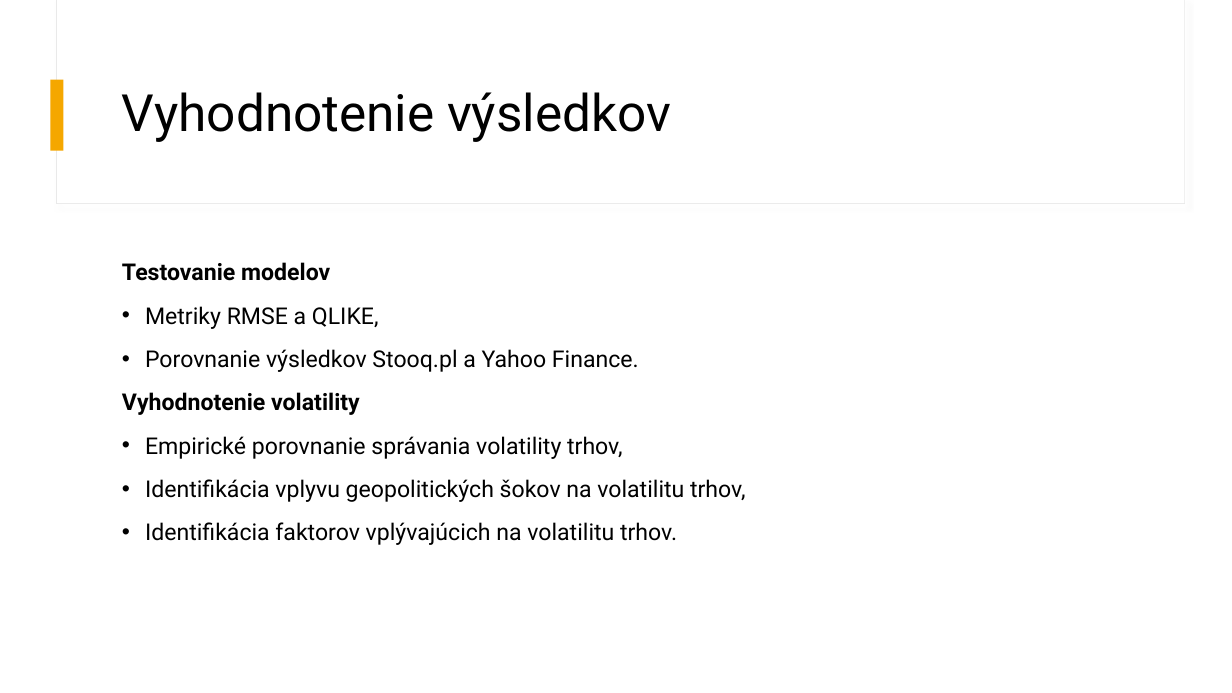
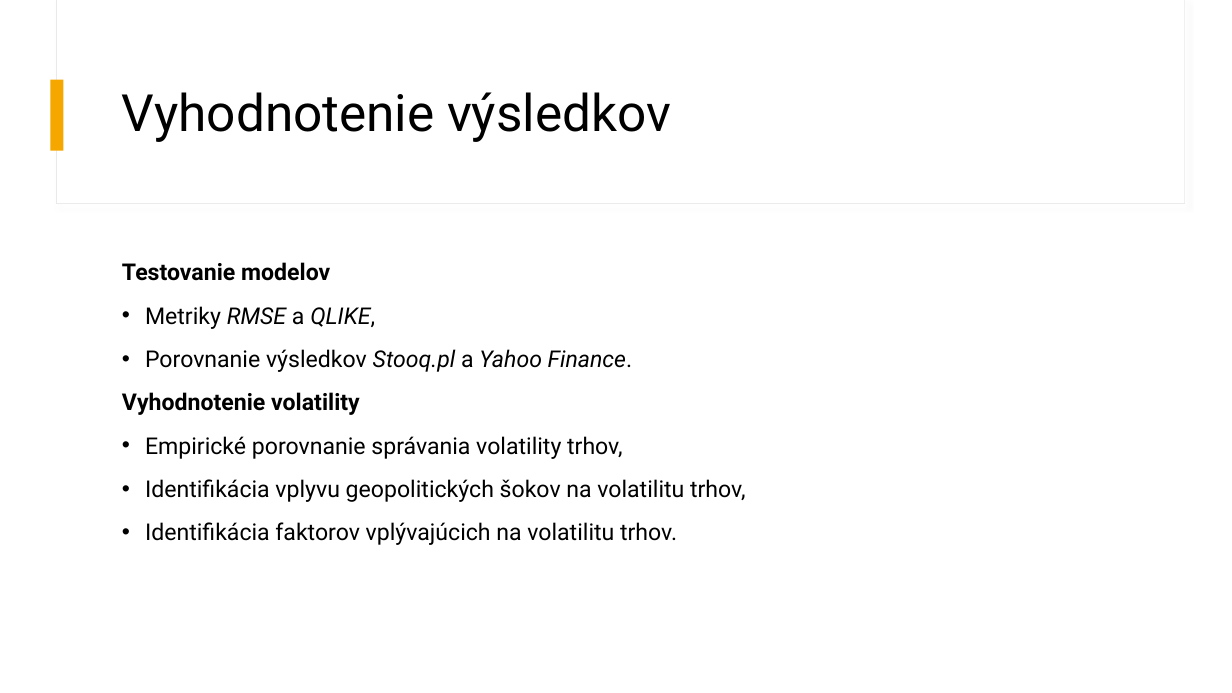
Before and after one commit to MatejLuzak/Identification-of-Patterns-of-Stock-Market-Volatility-in-the-USA-China-and-Europe-Using-AI-Methods, a slide deck: slide 8 of Identifikácia vzorov v časových radoch pre komparáciu volatility.pptx. Drawn at 1232x693 pixels with LibreOffice and Linux fonts; fonts in the diff are those of the drawing. Boxes give left, top, right and bottom in pixels: in the first picture for what was removed or moved away, otherwise in the second. Text is boxed around its words. In the diff, an @@ line names an element or a change of style, - is before the commit and + after.

```diff
--- a/Identifikácia vzorov v časových radoch pre komparáciu volatility.pptx
+++ b/Identifikácia vzorov v časových radoch pre komparáciu volatility.pptx
@@ text at [145,306,633,372]: italic on in "RMSE QLIKE,", "Stooq.pl Yahoo Finance." @@
```
Also in this commit, not shown: 5 other slides changed, 1 slide added, 1 slide removed.
